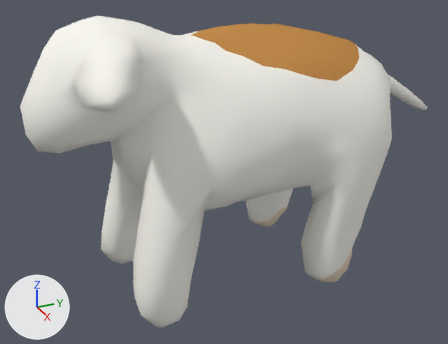
The Blender file Organic/Skooskoo/SS_Base_centered_rigged_v2.blend as it was, and as the next commit left it.
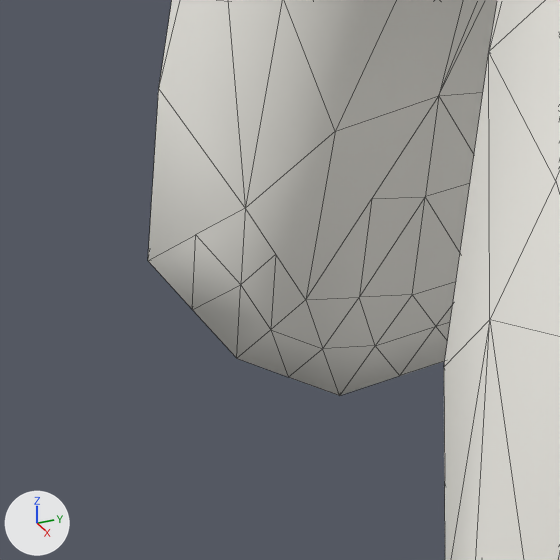
The first picture shows the older version from a 50 mm camera at (5.52, -2.53, 3.97) aimed at (-0.04, -0.03, 1.19). The close-ups show both versions on the part from 19% to 33% of the width and 64% to 82% of the height of that picture; other places that the commit changed are outside them. Every picture has the same lights, and +X, +Y and +Z are marked at lower left. The close-ups show mesh edges as thin lines.

Objects in the first close-up: 'SS'.
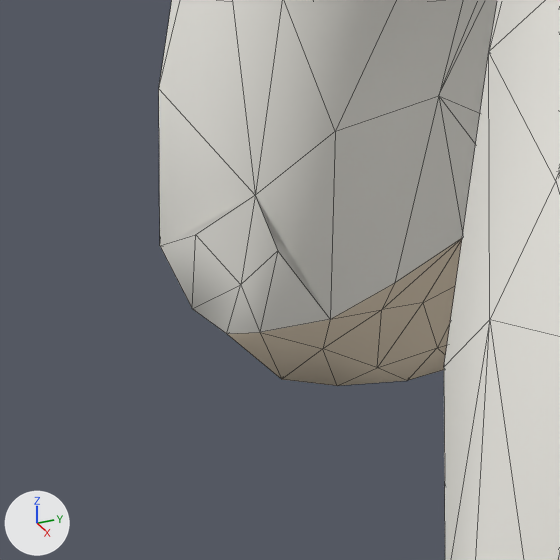
The change, as a diff of the scene's bpy script:
```diff
--- a/Organic/Skooskoo/SS_Base_centered_rigged_v2.blend.py
+++ b/Organic/Skooskoo/SS_Base_centered_rigged_v2.blend.py
@@ me_ss @@
 # used by ob_ss; location = (0.0, 0.0, 1.586); rotation_euler = (0.0, 0.0, -0.157), in degrees (0, 0, -9); scale = (3.44, 3.44, 3.44)
-me_ss.from_pydata(...)  # 758 vertices, 1437 faces; spans x -0.33..0.357, y -0.581..0.749, z -0.459..0.38
+me_ss.from_pydata(...)  # 767 vertices, 1443 faces; spans x -0.33..0.357, y -0.581..0.749, z -0.461..0.38
+# me_ss part 1
+# 2 vertices are removed from x -0.183..-0.139, y -0.263..-0.246, z -0.359..-0.333
+# 10 faces are deleted
+# 5 vertices in x -0.169..-0.086, y -0.368..-0.304, z -0.441..-0.425 move by (0.0, 0.0, -0.01)
+# 42 vertices move from x -0.204..-0.052, y -0.404..-0.242, z -0.454..-0.267 to x -0.204..-0.057, y -0.399..-0.236, z -0.461..-0.266
+# 11 vertices are added at x -0.193..-0.132, y -0.26..-0.233, z -0.371..-0.28
+# 11 new faces join them, mat_tan (beige #eadbc4)
+# 5 new faces join them, mat_ecru (white #faf8f1)
 me_ss.materials.append(mat_ecru)
```

Boxes (x1, y1, x2, y2) around the edits, measured in the close-ups (560 x 560 px):
'SS', reshaped
    before: (148, 0, 560, 560)
    after: (159, 0, 560, 560)
part 1 of me_ss, built on
    before: (148, 0, 497, 396)
    after: (159, 0, 497, 386)
